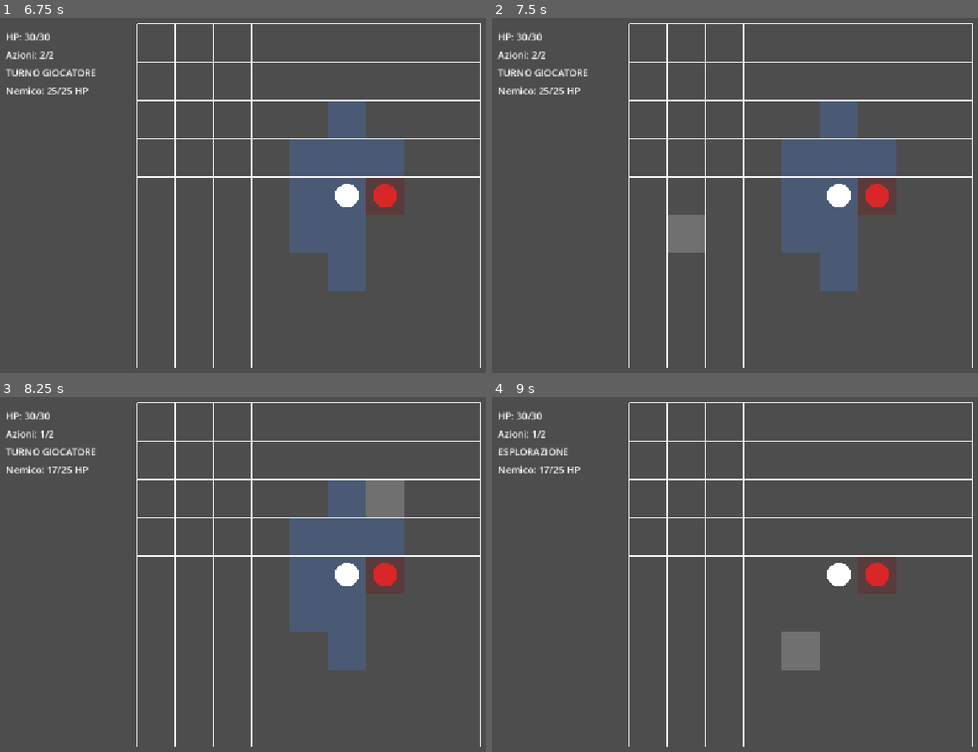
Above: before the commit, frames 1-4 (two rows, left to right).
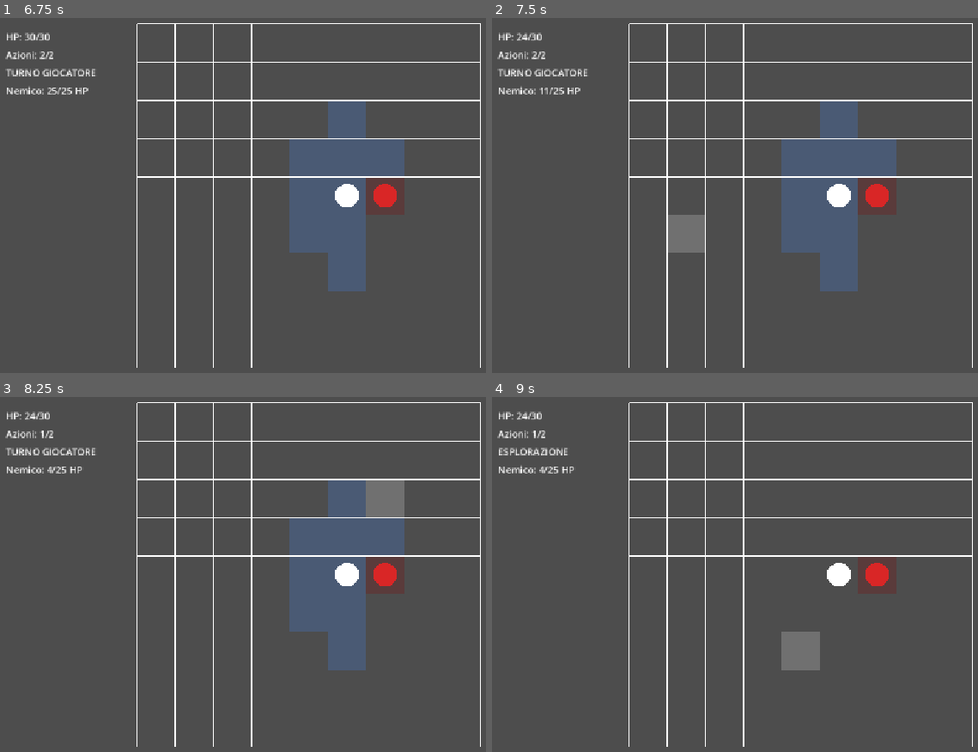
Above: after the commit, the same moments.

Repository: Chivas1504/Gioco
Game: Godot game, scene res://scenes/game.tscn
The game is run twice, just before and just after one commit, with the same random seed, the same clock (stepped at 60 frames per second) and the same inputs.
Inputs (mouse positions are in pixels of both pictures, inside the frame that each line leads up to):
- Up to frame 1 (6.75 s): tap Enter at 0.5, 2, 3.5 s; move the mouse to (481, 184) at 0.52 s; tap 1 at 0.6, 1.35, 2.3, 2.85, 3.6, 4.55, 5.1, 5.85 s; click (481, 184) at 0.67 s; tap Space at 1.25, 2.75, 4.25 s; move the mouse to (194, 223) at 1.27 s; hold A 1.28-2.03 s; move the mouse to (398, 120) at 2.02 s; tap C at 2.1, 4.35, 6.6 s; move the mouse to (296, 284) at 2.77 s; click (296, 284) at 2.92 s; move the mouse to (outside the picture) at 3.52 s; hold A 3.53-5.78 s; move the mouse to (126, 145) at 4.27 s; move the mouse to (364, 206) at 5.02 s; click (364, 206) at 5.17 s; move the mouse to (228, 110) at 5.77 s; move the mouse to (481, 184) at 6.52 s
- Up to frame 2 (7.5 s): tap 1 at 6.8, 7.35 s; move the mouse to (686, 223) at 7.27 s; click (686, 223) at 7.42 s
- Up to frame 3 (8.25 s): move the mouse to (398, 499) at 8.02 s; hold A from 8.03 s (still down); tap 1 at 8.1 s
- Up to frame 4 (9 s): keep holding A; move the mouse to (788, 663) at 8.77 s; tap C at 8.85 s

Frame 1 is identical in both runs. In frame 2, less than 0.1% of the frame differs, in the area x 5-12%, y 4-22%; in frame 3, 0.1%, in the area x 5-19%, y 4-22%; in frame 4, 0.1%.

Commit message:
Add first card data system

Diff:
--- /dev/null
+++ b/scripts/cards/card_data.gd
@@ -0,0 +1,24 @@
+class_name CardData
+extends Resource
+
+
+var card_name: String = ""
+var action_cost: int = 1
+var damage: int = 0
+var attack_range: int = 1
+
+var tags: Array[String] = []
+
+
+func _init(
+	new_name: String = "",
+	new_action_cost: int = 1,
+	new_damage: int = 0,
+	new_attack_range: int = 1,
+	new_tags: Array[String] = []
+) -> void:
+	card_name = new_name
+	action_cost = new_action_cost
+	damage = new_damage
+	attack_range = new_attack_range
+	tags = new_tags
--- a/scripts/core/game.gd
+++ b/scripts/core/game.gd
@@ -22,8 +22,6 @@
 const ENEMY_MAX_HP := 25
 const ENEMY_DAMAGE := 6
 
-const PLAYER_ATTACK_DAMAGE := 8
-
 
 var player_cell: Vector2i = Vector2i(0, 0)
 var enemy_cell: Vector2i = Vector2i(6, 4)
@@ -43,8 +41,12 @@
 var player_is_dead: bool = false
 var enemy_is_dead: bool = false
 
+var mannaia_del_carnefice: CardData
+
 
 func _ready() -> void:
+	_create_test_cards()
+
 	player.position = (
 		grid.position
 		+ grid.cell_to_local(player_cell)
@@ -65,6 +67,21 @@
 	_update_combat_display()
 
 
+func _create_test_cards() -> void:
+	var card_tags: Array[String] = [
+		"Taglio",
+		"Mischia"
+	]
+
+	mannaia_del_carnefice = CardData.new(
+		"Mannaia del Carnefice",
+		1,
+		7,
+		1,
+		card_tags
+	)
+
+
 func _unhandled_input(event: InputEvent) -> void:
 	if player_is_dead:
 		return
@@ -76,8 +93,8 @@
 				_toggle_combat_mode()
 				return
 
-			if event.keycode == KEY_A:
-				_try_player_attack()
+			if event.keycode == KEY_1:
+				_try_use_card(mannaia_del_carnefice)
 				return
 
 	if is_moving or enemy_is_moving:
@@ -136,7 +153,7 @@
 		is_moving = false
 
 		if combat_mode:
-			_finish_player_action()
+			_finish_player_action(1)
 		else:
 			_update_combat_display()
 
@@ -167,7 +184,7 @@
 	)
 
 
-func _try_player_attack() -> void:
+func _try_use_card(card: CardData) -> void:
 	if not combat_mode:
 		return
 
@@ -180,29 +197,38 @@
 	if is_moving or enemy_is_moving:
 		return
 
-	if player_actions_remaining <= 0:
-		return
-
-	if not _are_cells_adjacent(
+	if player_actions_remaining < card.action_cost:
+		return
+
+	var distance: int = _grid_distance(
 		player_cell,
 		enemy_cell
-	):
-		print("Il nemico non è adiacente.")
-		return
-
-	_player_attack()
-
-
-func _player_attack() -> void:
-	enemy_hp -= PLAYER_ATTACK_DAMAGE
+	)
+
+	if distance > card.attack_range:
+		print(
+			card.card_name,
+			": bersaglio fuori portata."
+		)
+		return
+
+	_use_attack_card(card)
+
+
+func _use_attack_card(card: CardData) -> void:
+	enemy_hp -= card.damage
 
 	if enemy_hp < 0:
 		enemy_hp = 0
 
 	print(
-		"Il Ricucito colpisce per ",
-		PLAYER_ATTACK_DAMAGE,
-		" danni."
+		"Usata carta: ",
+		card.card_name
+	)
+
+	print(
+		"Danno inflitto: ",
+		card.damage
 	)
 
 	_update_ui()
@@ -211,7 +237,7 @@
 		_enemy_died()
 		return
 
-	_finish_player_action()
+	_finish_player_action(card.action_cost)
 
 
 func _enemy_died() -> void:
@@ -231,8 +257,11 @@
 	_update_ui()
 
 
-func _finish_player_action() -> void:
-	player_actions_remaining -= 1
+func _finish_player_action(action_cost: int) -> void:
+	player_actions_remaining -= action_cost
+
+	if player_actions_remaining < 0:
+		player_actions_remaining = 0
 
 	_update_ui()
 
@@ -367,20 +396,18 @@
 		grid.clear_reachable_cells()
 
 
-func _are_cells_adjacent(
+func _grid_distance(
 	first_cell: Vector2i,
 	second_cell: Vector2i
-) -> bool:
+) -> int:
 	var difference: Vector2i = (
 		first_cell - second_cell
 	)
 
-	var distance: int = (
+	return (
 		abs(difference.x)
 		+ abs(difference.y)
 	)
-
-	return distance == 1
 
 
 func _update_ui() -> void:
Not shown, added: scripts/cards/card_data.gd.uid
